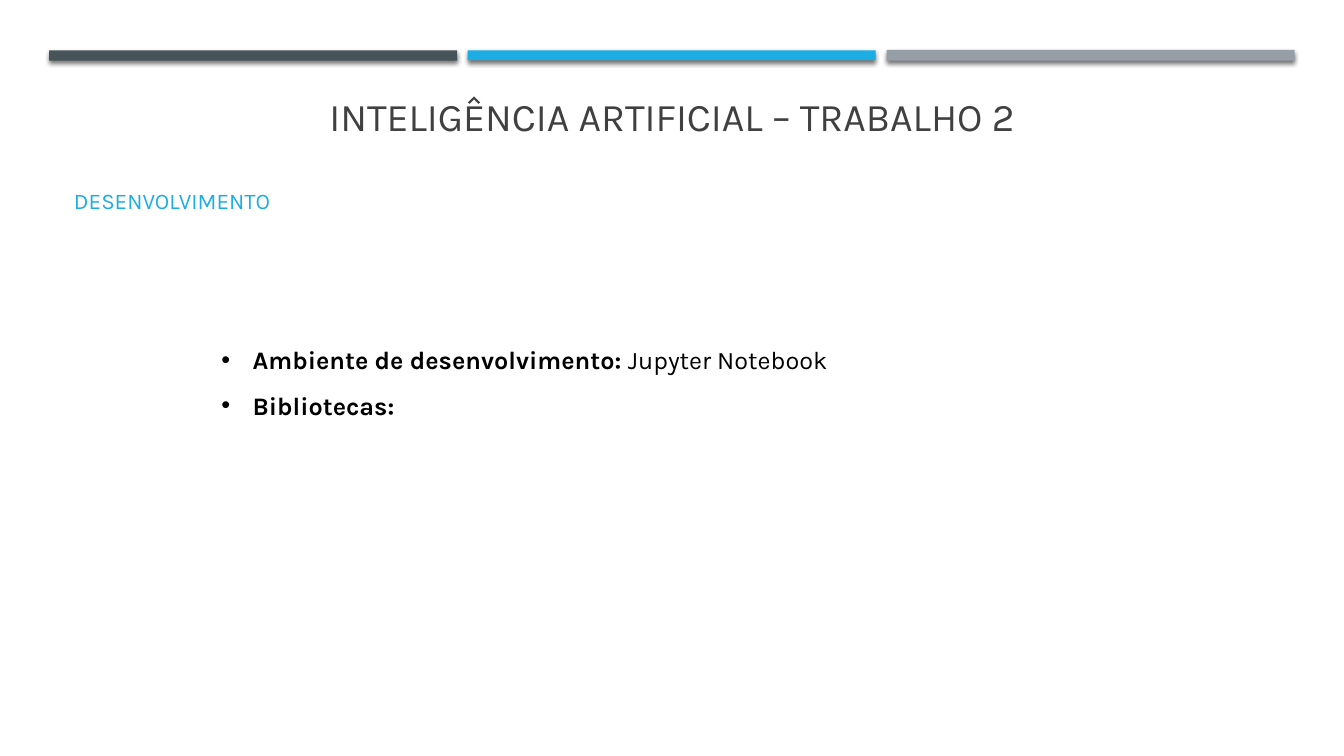
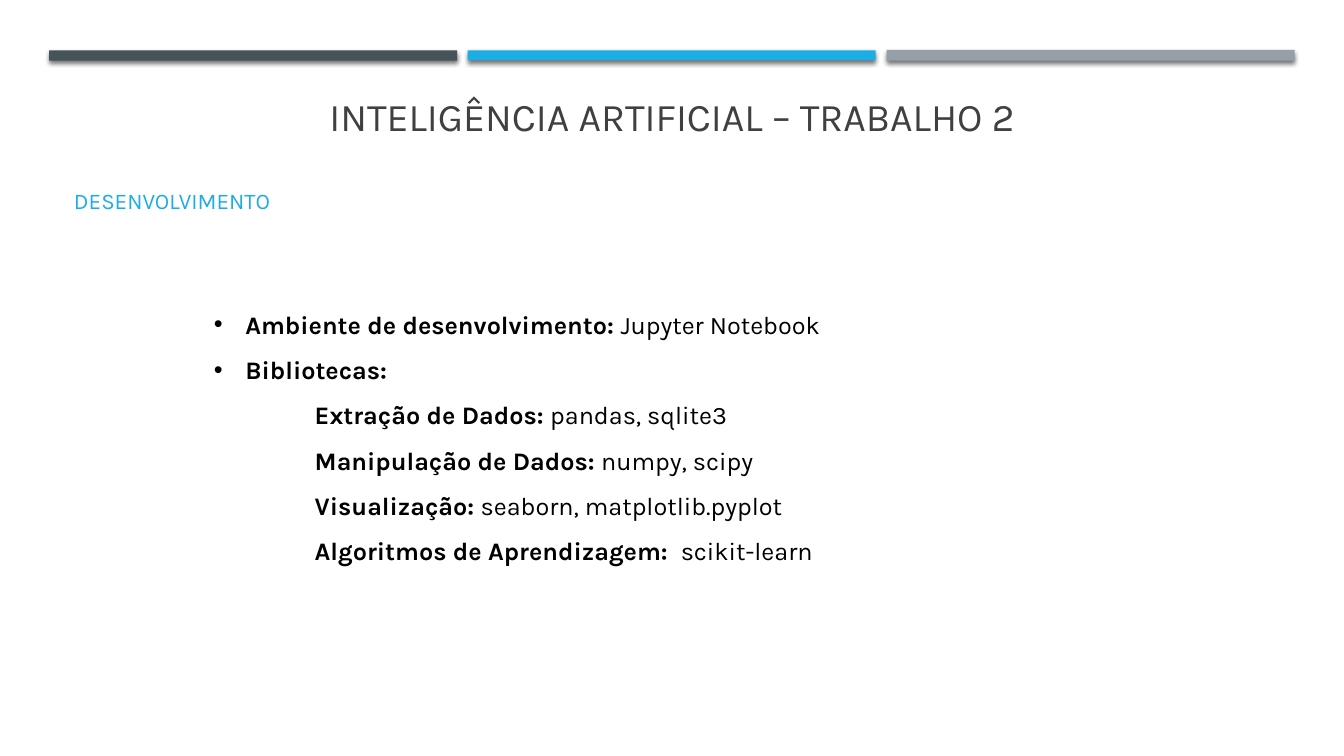
Before and after one commit to j-vm/FEUP_IART_2020, a slide deck: slide 11 of Assigment2/Checkpoint1_trabalho2.pptx. Drawn at 1344x756 pixels with LibreOffice and Linux fonts; fonts in the diff are those of the drawing. Boxes give left, top, right and bottom in pixels: in the first picture for what was removed or moved away, otherwise in the second. Text is boxed around its words. In the diff, an @@ line names an element or a change of style, - is before the commit and + after.

```diff
--- a/Assigment2/Checkpoint1_trabalho2.pptx
+++ b/Assigment2/Checkpoint1_trabalho2.pptx
@@ text "Ambiente de desenvolvimento: Jupyter Notebook" moved from (x1=253, y1=351, x2=827, y2=416) to (x1=245, y1=316, x2=820, y2=567) @@
@@ text at (x1=315, y1=406, x2=813, y2=567): paragraphs added @@
+    Extração de Dados: pandas, sqlite3
+    Manipulação de Dados: numpy, scipy
+    Visualização: seaborn, matplotlib.pyplot
+Algoritmos de Aprendizagem: scikit-learn
```
Also in this commit, not shown: 6 other slides changed, 1 other file.
